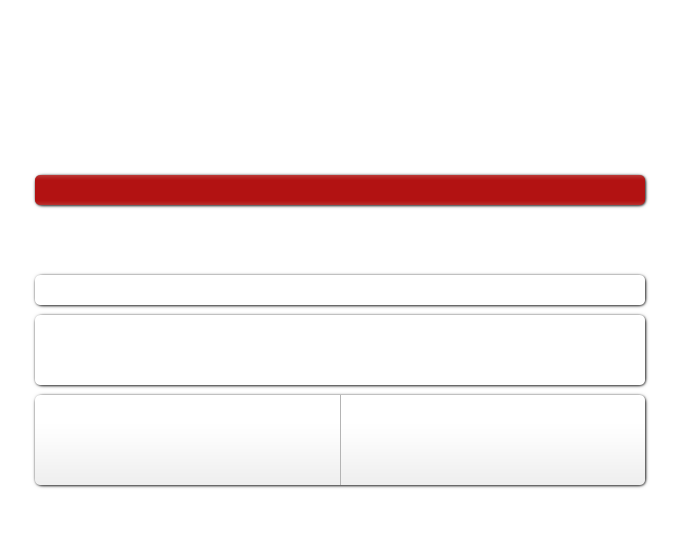
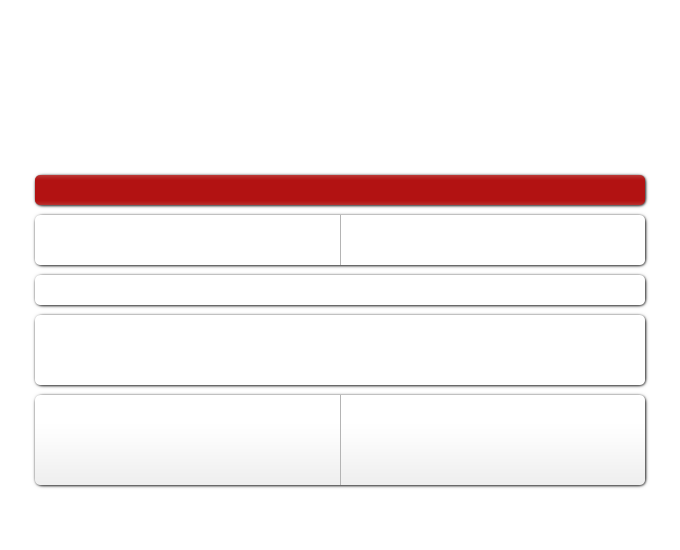
Layers edited between the first and the second 680 x 550 image:
painted on "stroke" over box(340, 215, 341, 265)
renamed "header widget" to "boxes", painted on it over box(35, 215, 645, 269)
